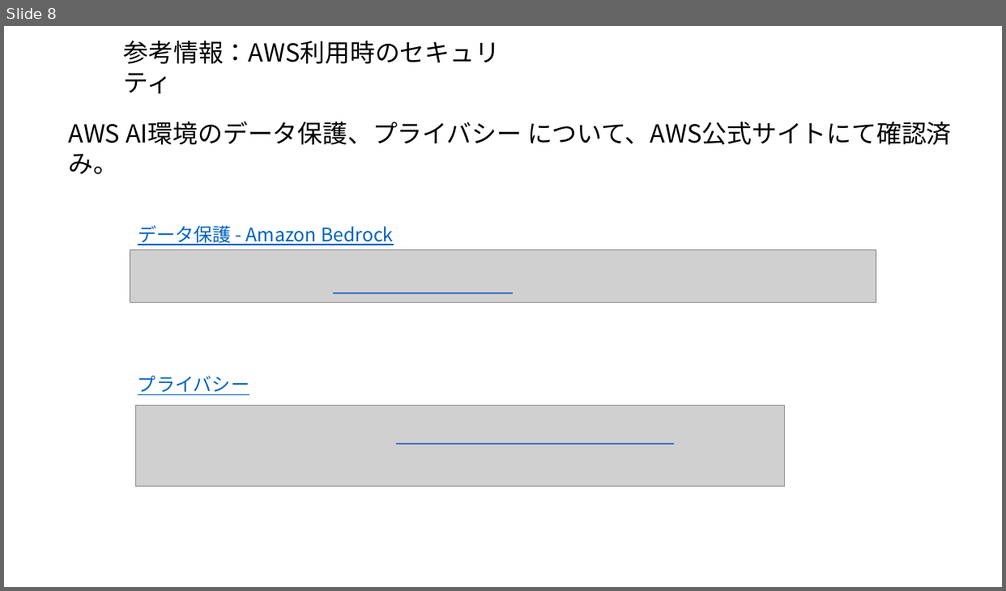
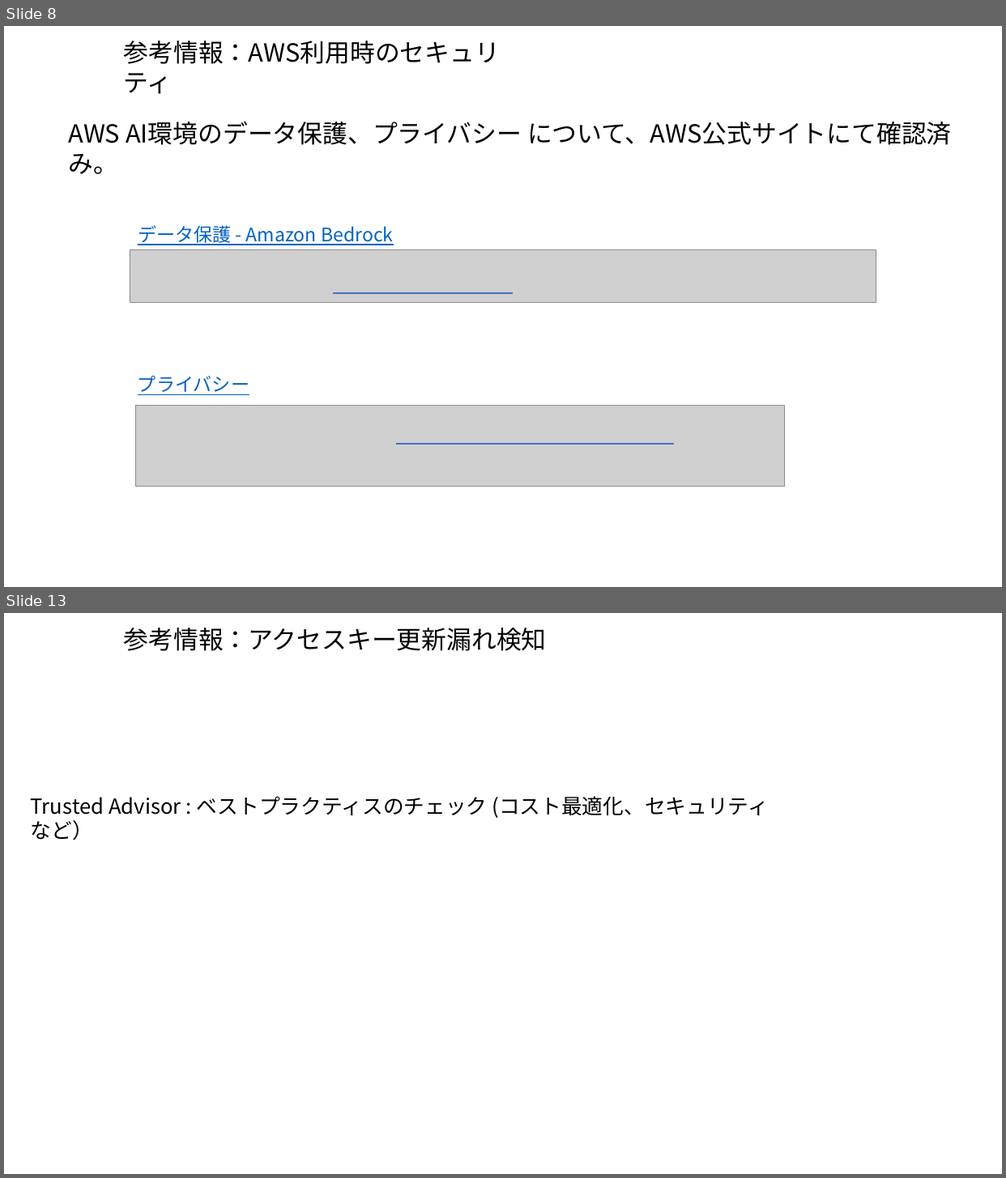
Before and after one commit to kiri0408/tyaga, a slide deck: aws_memo.pptx. Shown one above the other, each under a label of ours: slide 8 before the commit, slides 8 and 13 after it; the slides between them are not shown. The pictures are 1006x591 and 1006x1178 pixels, drawn with LibreOffice and Linux fonts; fonts in the diff are those of the drawing; grey boxes stand for pictures. Boxes give left, top, right and bottom in pixels: in the first picture for what was removed or moved away, otherwise in the second. Text is boxed around its words. In the diff, an @@ line names an element or a change of style, - is before the commit and + after.

```diff
--- a/aws_memo.pptx
+++ b/aws_memo.pptx
@@ slide 13 added at [4, 613, 1002, 1174], background #FFFFFF @@
@@ text added at [124, 628, 547, 651], 24 pt, text #000000 @@
+参考情報：アクセスキー更新漏れ検知
@@ text added at [31, 796, 768, 841], 20 pt, text #000000 @@
+Trusted Advisor : ベストプラクティスのチェック (コスト最適化、セキュリティなど）
```
Also in this commit, not shown: 5 slides changed, 2 other slides added, 1 slide removed.
